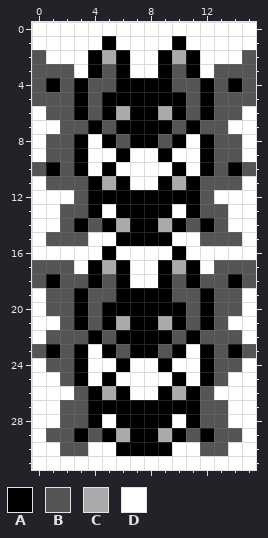
Edited in one commit: pixel-art sprite (gfx/minis/volcarona.png). This is how it looked before the edit.
The file is 16x32 pixels.
Palette (. is transparent): A #000000  B #555555  C #aaaaaa  D #ffffff
Pixels before, first column x 0:
 0 DDDDDDDDDDDDDDDD
 1 DDDDDADDDDADDDDD
 2 BDDDACADDACADDDB
 3 BBBDABADDABADBBB
 4 BABABBAAAABBABAB
 5 BBBABAAAAAABABBB
 6 DBBABACAACABABBD
 7 DDBBABAAAABABBDD
 8 DBBADABAABADABBD
 9 DBBADDADDADDABBD
10 BABADADDDDADABAB
11 DBBBACADDACABBBD
12 DDDBAAAAAAAABDDD
13 DDBBADAAAADABBDD
14 DDBABACAACABABDD
15 DBBBDDAAAADDBBBD
16 DDDDDADDDDADDDDD
17 BBBDACADDACADBBB
18 BABBABADDABABBAB
19 DBBABBAAAABBABBD
20 DBBABAAAAAABABBD
21 DDBABACAACABABDD
22 DBBBABAAAABABBBD
23 BABADABAABADABAB
24 DBBADDADDADDABBD
25 DDBADADDDDADABDD
26 DDDBACADDACABDDD
27 DDBBAAAAAAAABBDD
28 DDBBADAAAADABBDD
29 DBBABACAACABABBD
30 DDBBDDAAAADDBBDD
31 DDDDDDDDDDDDDDDD
The result:
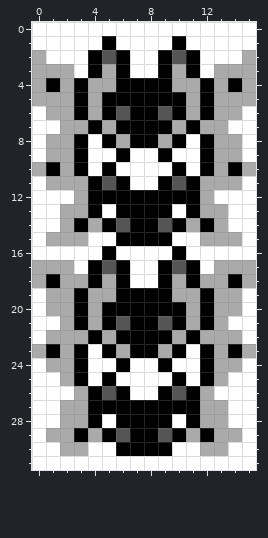
Changes in this commit:
colour B: #555555 -> #aaaaaa
colour C: #aaaaaa -> #555555
Where, in picture pixels (left, top, right, bottom), the same in both pictures:
changed: (32, 50, 256, 456)
